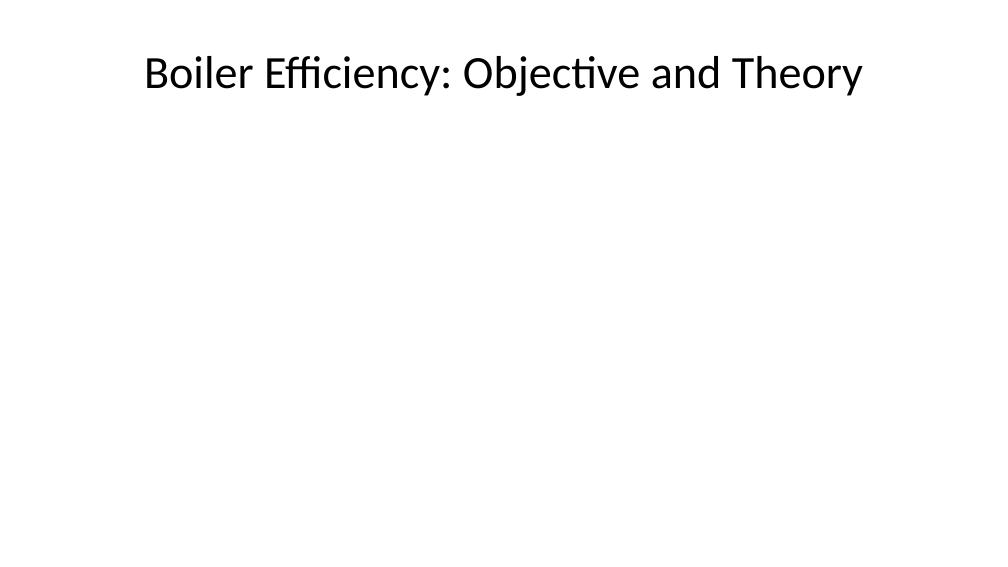
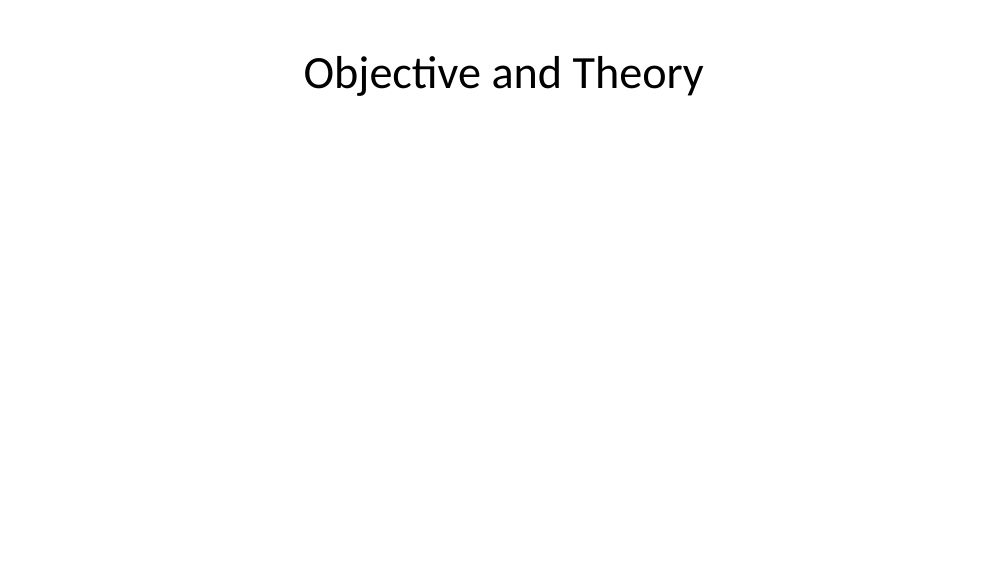
Before and after one commit to volumen25/simlabs, a slide deck: slide 9 of UC2026_simlabs.pptx (slide 7 before the commit). Drawn at 1008x567 pixels with LibreOffice and Linux fonts; fonts in the diff are those of the drawing. Boxes give left, top, right and bottom in pixels: in the first picture for what was removed or moved away, otherwise in the second. Text is boxed around its words. In the diff, an @@ line names an element or a change of style, - is before the commit and + after.

```diff
--- a/UC2026_simlabs.pptx
+++ b/UC2026_simlabs.pptx
@@ title at bbox=[304, 56, 704, 96]: text changed @@
-Boiler Efficiency: Objective and Theory
+Objective and Theory
```
Also in this commit, not shown: 6 other slides changed, 18 slides added, 6 slides removed, 7 other files.
